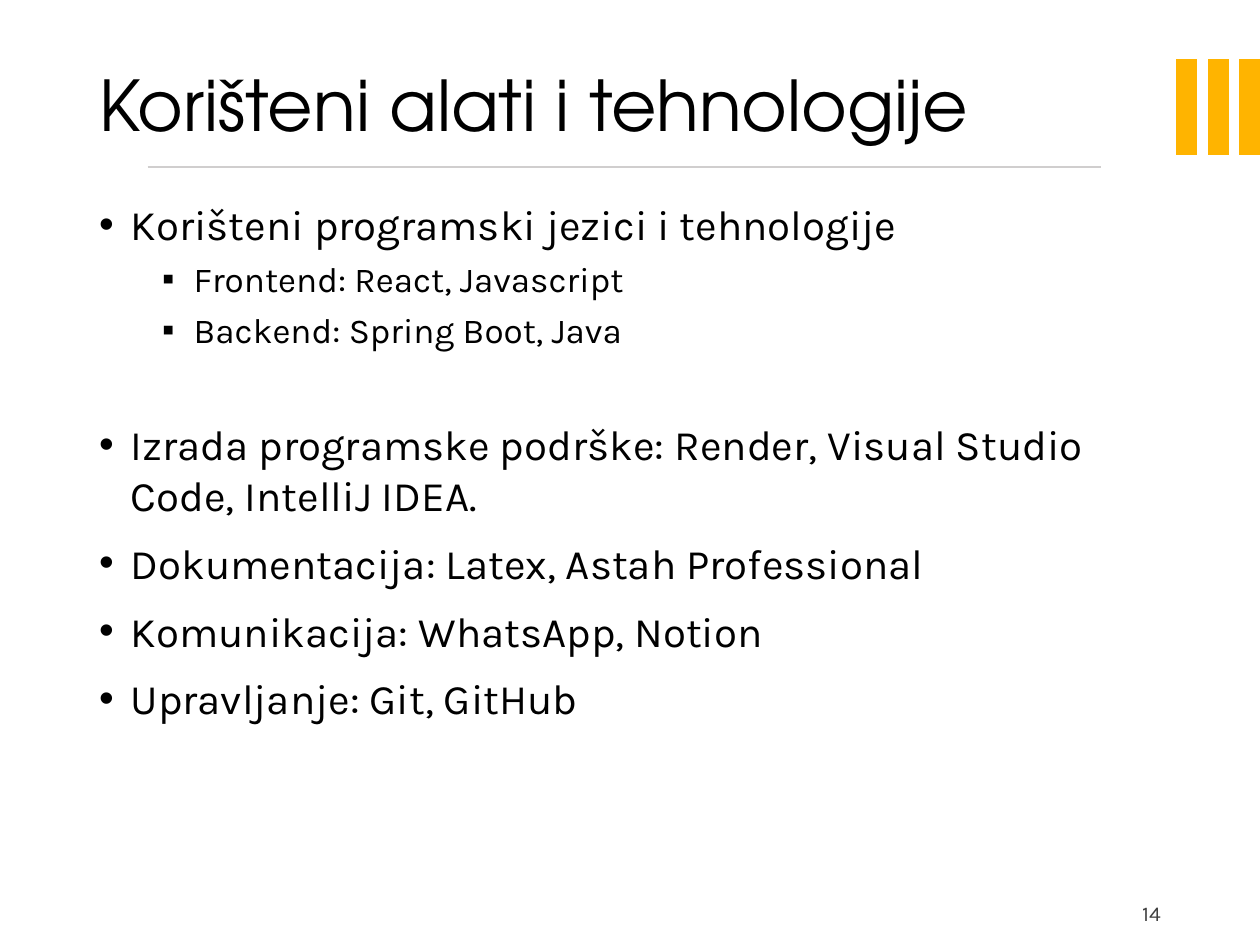
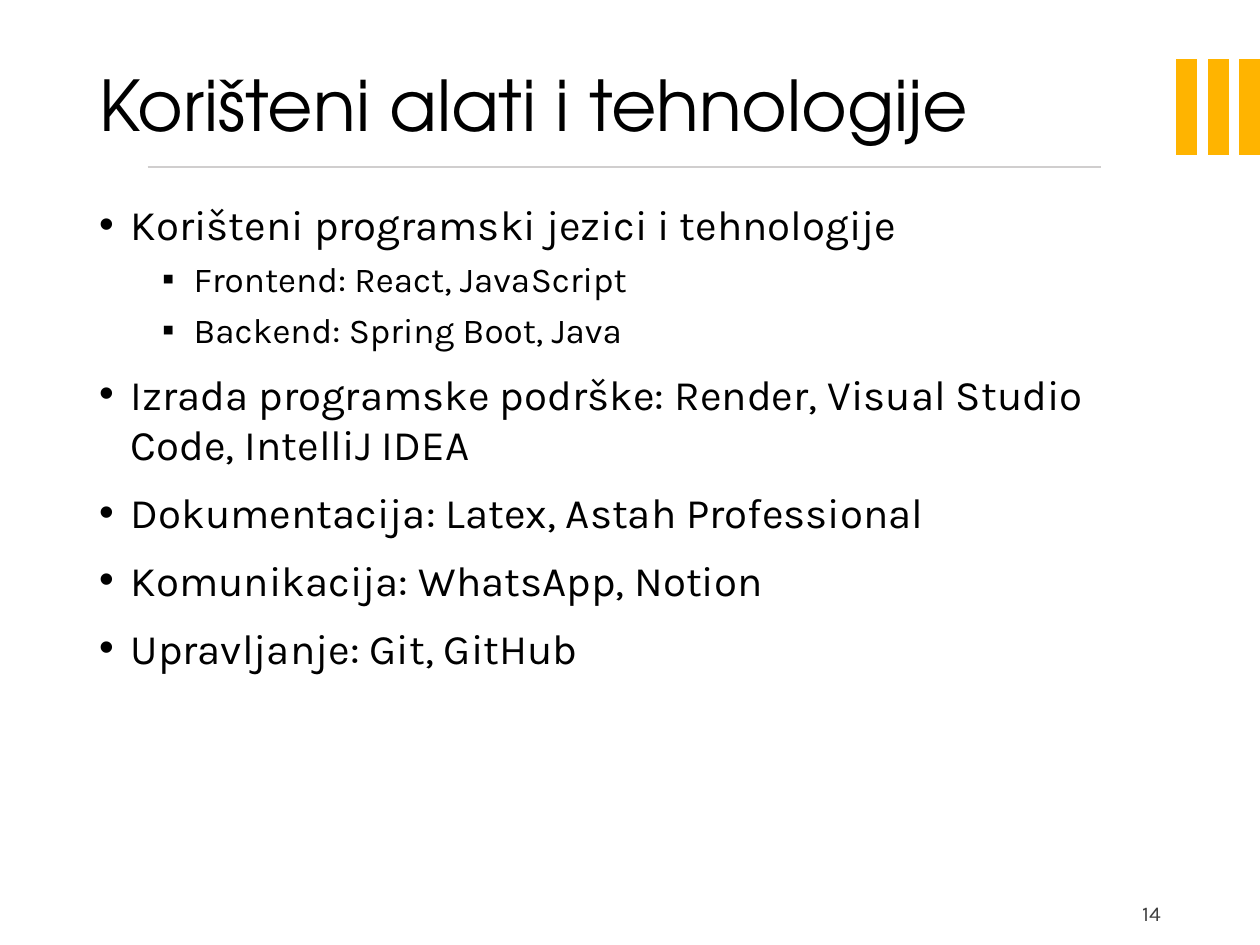
Before and after one commit to filip-ljubotina/zoolanders, a slide deck: slide 14 of PROGI_projekt.pptx. Drawn at 1260x945 pixels with LibreOffice and Linux fonts; fonts in the diff are those of the drawing; background and template pictures are left out. Boxes give left, top, right and bottom in pixels: in the first picture for what was removed or moved away, otherwise in the second. Text is boxed around its words. In the diff, an @@ line names an element or a change of style, - is before the commit and + after.

```diff
--- a/PROGI_projekt.pptx
+++ b/PROGI_projekt.pptx
@@ text at (x1=194, y1=268, x2=627, y2=301): text changed @@
-  ▪ Frontend: React, Javascript
+  ▪ Frontend: React, JavaScript
@@ text at (x1=131, y1=379, x2=1083, y2=465): text changed @@
-• Izrada programske podrške: Render, Visual Studio Code, IntelliJ IDEA.
+• Izrada programske podrške: Render, Visual Studio Code, IntelliJ IDEA
```
Also in this commit, not shown: 11 other slides changed, 1 slide added, 1 slide removed.
